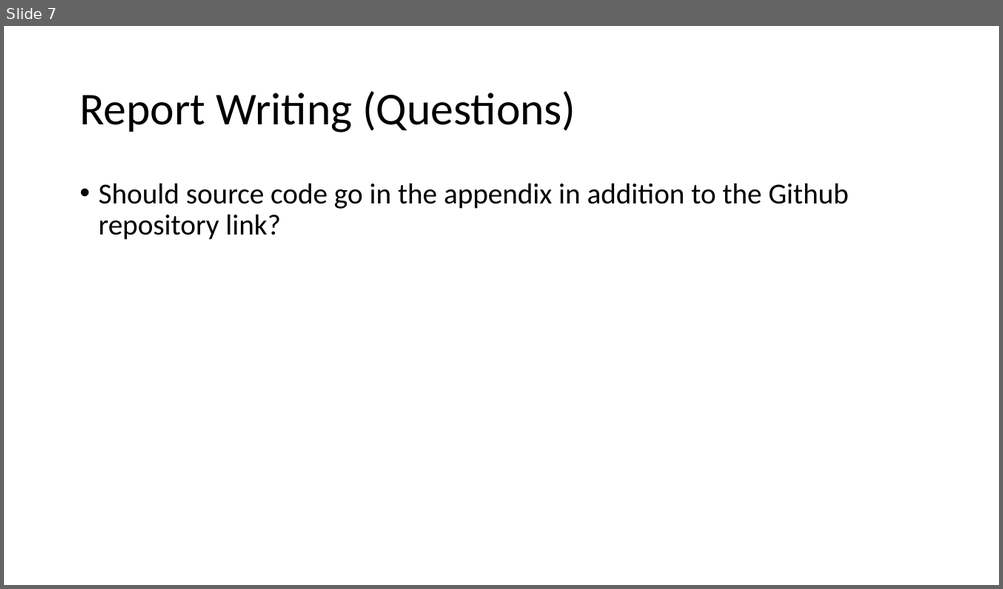
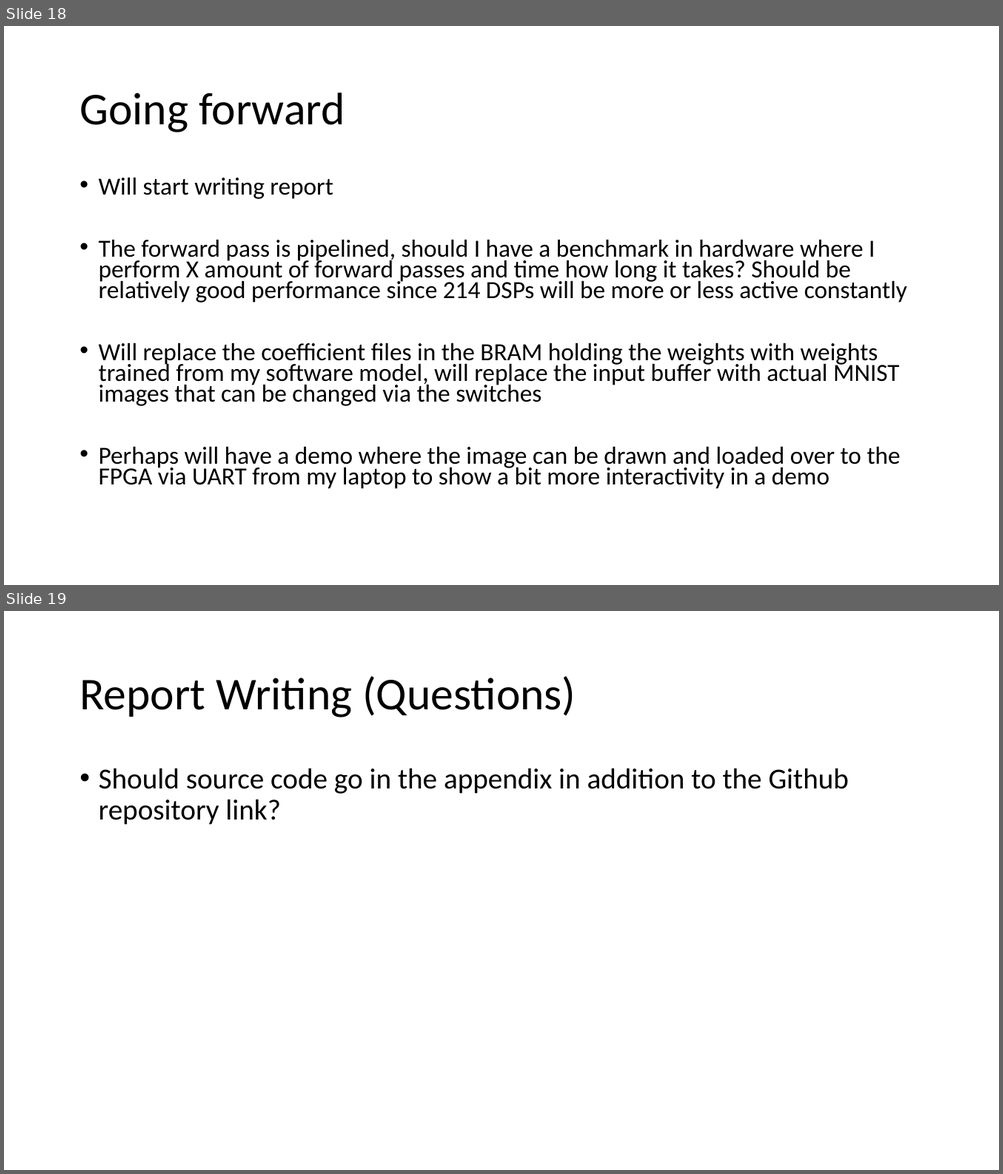
Before and after one commit to erikgroving/NeuralNetworkHardwareAccelerator, a slide deck: WeeklyPresentations/update10_05_26.pptx. Shown one above the other, each under a label of ours: slide 7 before the commit, slides 18 and 19 after it. The pictures are 1003x589 and 1003x1174 pixels, drawn with LibreOffice and Linux fonts; fonts in the diff are those of the drawing. Boxes give left, top, right and bottom in pixels: in the first picture for what was removed or moved away, otherwise in the second. Text is boxed around its words. In the diff, an @@ line names an element or a change of style, - is before the commit and + after.

```diff
--- a/WeeklyPresentations/update10_05_26.pptx
+++ b/WeeklyPresentations/update10_05_26.pptx
@@ slide 18 added at bbox=[4, 26, 999, 585], background #FFFFFF @@
@@ title added at bbox=[79, 93, 345, 133], 44 pt, text #000000 @@
+Going forward
@@ text added at bbox=[99, 178, 907, 489], 23.8 pt, text #000000 @@
+• Will start writing report
+• The forward pass is pipelined, should I have a benchmark in hardware where I perform X amount of forward passes and time how long it takes? Should be relatively good performance since 214 DSPs will be more or less active constantly
+• Will replace the coefficient files in the BRAM holding the weights with weights trained from my software model, will replace the input buffer with actual MNIST images that can be changed via the switches
+• Perhaps will have a demo where the image can be drawn and loaded over to the FPGA via UART from my laptop to show a bit more interactivity in a demo
@@ what was slide 7 is now slide 19 @@
```
Also in this commit, not shown: 3 slides changed, 12 other slides added, 1 slide removed, 4 other files.
